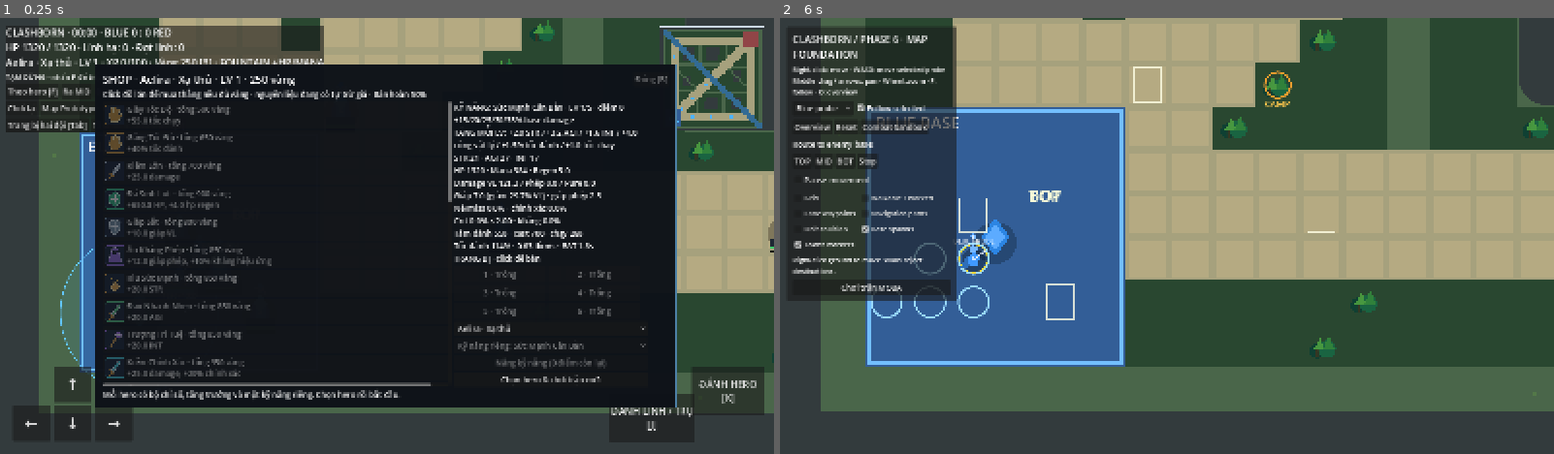
Above: before the commit, frames 1-2 (left to right).
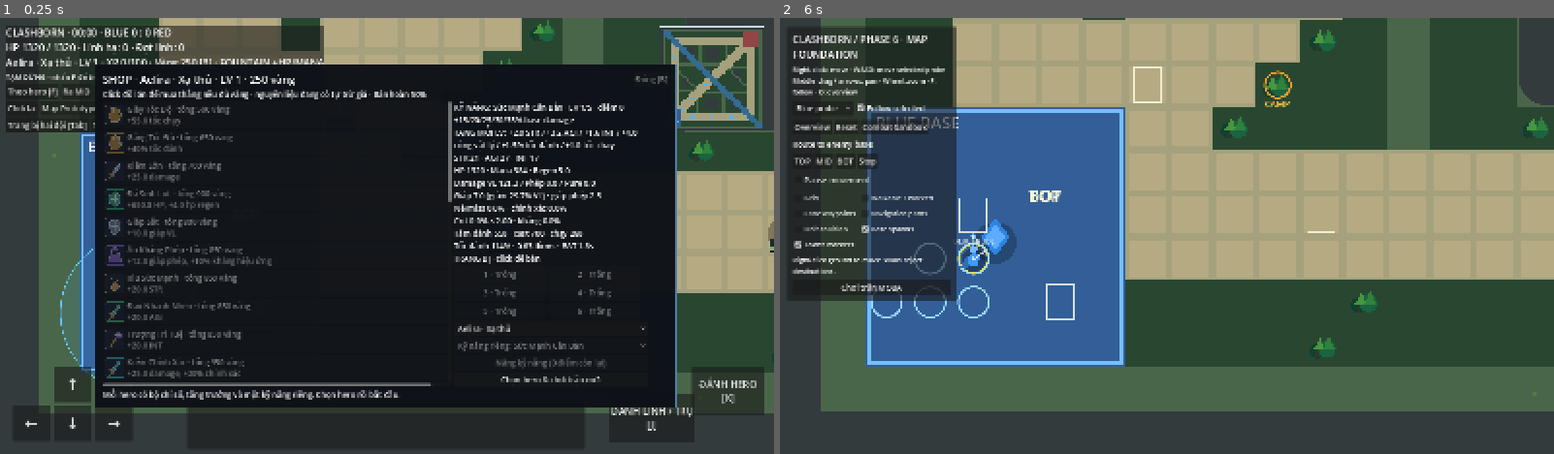
Above: after the commit, the same moments.

Repository: langhoangtien/clash-born
Game: Godot game, scene res://scenes/match/moba_match.tscn
Same seed, same stepped clock (60 frames per second), same inputs: the game is played once before the commit and once after it.
Inputs:
- Up to frame 1 (0.25 s): no input
- Up to frame 2 (6 s): click "ĐÁNH LÍNH / TRỤ [J]" at 0.5 s; click "ĐÁNH HERO [K]" at 1.25 s; click "Theo hero [F]" at 2 s; click "Ra MID" at 2.75 s; click "Dừng [Space]" at 3.5 s; click "Tạm dừng [P]" at 4.25 s; click "Chơi lại" at 5 s; click "Map Prototype" at 5.75 s

The runs differ from the first frame. In frame 1, 0.7% of the frame differs, in the area x 24-76%, y 89-91%; in frame 2, nothing differs.

Commit message:
feat: gate towers and show active effects bar

Diff:
--- a/scripts/match/moba_match.gd
+++ b/scripts/match/moba_match.gd
@@ -14,6 +14,7 @@
 var controls: Control
 var hud: Label
 var quick_stats: Label
+var effects_bar: HBoxContainer
 var message: Label
 var result_panel: PanelContainer
 var result_label: Label
@@ -133,8 +134,52 @@
 	var route := PackedVector2Array()
 	if kind in ["creep", "hero"] and state.unit_id != "player": route = _lane_route(actor, lane)
 	var travel_speed_multiplier := 1.22 if state.unit_id == "enemy_hero" else 1.0
-	entities[state.unit_id] = {"actor": actor, "kind": kind, "lane": lane, "route": route, "route_index": 0, "siege": siege, "ranged_creep": ranged_creep, "travel_speed_multiplier": travel_speed_multiplier, "ai_phase": absi(state.unit_id.hash()) % 3}
+	var tower_tier := _tower_tier(state.team_id, lane, state.position) if kind == "tower" else 0
+	entities[state.unit_id] = {"actor": actor, "kind": kind, "lane": lane, "route": route, "route_index": 0, "siege": siege, "ranged_creep": ranged_creep, "tower_tier": tower_tier, "lane_buffed": false, "travel_speed_multiplier": travel_speed_multiplier, "ai_phase": absi(state.unit_id.hash()) % 3}
 	return actor
+
+func _tower_tier(team: int, lane: String, point: Vector2) -> int:
+	if lane.is_empty(): return 0
+	var own_base := layout.spawn_points(team)[0]
+	var tier := 1
+	for index in range(layout.tower_cells.size()):
+		if layout.tower_team(index) != team: continue
+		var other := layout.cell_center(Vector2i(layout.tower_cells[index]))
+		if _nearest_lane(other) == lane and other.distance_to(own_base) < point.distance_to(own_base): tier += 1
+	return tier
+
+func _tower_is_unlocked(candidate: Dictionary) -> bool:
+	if candidate.kind != "tower": return true
+	var tier := int(candidate.get("tower_tier", 0))
+	if tier <= 1: return true
+	for other in entities.values():
+		if other.kind == "tower" and other.actor.runtime.team_id == candidate.actor.runtime.team_id and other.lane == candidate.lane and int(other.get("tower_tier", 0)) < tier and other.actor.runtime.alive:
+			return false
+	return true
+
+func _core_is_unlocked(team: int) -> bool:
+	for info in entities.values():
+		if info.kind == "tower" and info.actor.runtime.team_id == team and info.actor.runtime.alive: return false
+	return true
+
+func _lane_push_buff_active(team: int, lane: String) -> bool:
+	for info in entities.values():
+		if info.kind == "tower" and info.actor.runtime.team_id == team and info.lane == lane and int(info.get("tower_tier", 0)) == 3 and info.actor.runtime.alive: return false
+	return true
+
+func _buff_lane_creep(actor: MapUnit, info: Dictionary) -> void:
+	if info.get("lane_buffed", false): return
+	info.lane_buffed = true
+	actor.runtime.stats.max_hp *= 2.0
+	actor.runtime.current_hp = actor.runtime.stats.max_hp
+	actor.runtime.stats.physical_damage *= 2.0
+	actor.runtime.stats.magic_damage *= 2.0
+	actor.runtime.stats.pure_damage *= 2.0
+
+func _apply_lane_push_buff(team: int, lane: String) -> void:
+	for info in entities.values():
+		if info.kind == "creep" and not info.get("neutral", false) and info.lane == lane and info.actor.runtime.team_id == team and info.actor.runtime.alive:
+			_buff_lane_creep(info.actor, info)
 
 func _nearest_lane(point: Vector2) -> String:
 	var closest := INF
@@ -166,7 +211,8 @@
 				var source := settings.ranged_creep if ranged_creep else settings.melee_creep
 				if siege: source = settings.siege_creep
 				var point := layout.spawn_points(team)[0] + Vector2((slot - 1) * 45, 35 if lane == "TOP" else (-35 if lane == "BOT" else 0))
-				_spawn("creep_%d_%d_%s_%d" % [wave_number, team, lane, slot], team, source, point, "creep", lane, siege, ranged_creep)
+				var creep := _spawn("creep_%d_%d_%s_%d" % [wave_number, team, lane, slot], team, source, point, "creep", lane, siege, ranged_creep)
+				if _lane_push_buff_active(1 - team, lane): _buff_lane_creep(creep, entities[creep.runtime.unit_id])
 
 func spawn_jungle_camps() -> void:
 	for camp_index in range(layout.jungle_camps.size()):
@@ -240,7 +286,7 @@
 			if tick % 3 == info.ai_phase: _drive_jungle_creep(info, tick)
 		else:
 			var target := _current_target(actor)
-			if (target == null and actor.path.is_empty()) or tick % 3 == info.ai_phase:
+			if (target == null and actor.path.is_empty()) or tick % 3 == info.ai_phase or (info.kind == "hero" and actor.position.distance_to(player.position) <= settings.aggro_range):
 				if info.kind == "hero":
 					var categories: Array = ["hero", "creep", "tower", "core"]
 					if actor == enemy_hero and _unsafe_tower_dive(actor, player): categories = ["creep", "tower", "core"]
@@ -331,6 +377,8 @@
 	for candidate in entities.values():
 		var target: MapUnit = candidate.actor
 		if not target.runtime.alive or target.runtime.team_id == source.runtime.team_id or candidate.kind not in categories: continue
+		if candidate.kind == "tower" and not _tower_is_unlocked(candidate): continue
+		if candidate.kind == "core" and not _core_is_unlocked(target.runtime.team_id): continue
 		# Neutral camps never pull lane AI or bot auto-attack selection off route.
 		# The player's creep command may opt into neutral targets.
 		if candidate.get("neutral", false) and not allow_neutral: continue
@@ -536,6 +584,8 @@
 		info.actor.stop()
 		if id == "player": attack_mode = ""; locked_target = ""
 	elif info.kind == "creep" and killer == "player": creep_kills += 1
+	if info.kind == "tower":
+		_apply_lane_push_buff(1 - info.actor.runtime.team_id, info.lane)
 	if progression.has(credited_killer): progression[credited_killer].record_kill(info.kind)
 
 func _reward_death(info: Dictionary, killer: String) -> void:
@@ -670,7 +720,12 @@
 	quick_stats.horizontal_alignment = HORIZONTAL_ALIGNMENT_CENTER
 	quick_stats.vertical_alignment = VERTICAL_ALIGNMENT_CENTER
 	quick_stats.add_theme_font_size_override("font_size", 17)
-	quick_panel.add_child(quick_stats)
+	var quick_content := VBoxContainer.new()
+	quick_panel.add_child(quick_content)
+	quick_content.add_child(quick_stats)
+	effects_bar = HBoxContainer.new()
+	effects_bar.alignment = BoxContainer.ALIGNMENT_CENTER
+	quick_content.add_child(effects_bar)
 	layer.add_child(quick_panel)
 	minimap = Control.new()
 	minimap.set_script(preload("res://scripts/match/match_minimap.gd"))
@@ -737,12 +792,30 @@
 	hud.text += "\n%s · LV %d · XP %d/%d · Vàng %d [B]" % [hero.profile.display_name, hero.level, hero.experience, hero.required_xp(), hero.gold]
 	var stats := state.stats
 	var reduction := (1.0 - DamageCalculator.armor_multiplier(state.physical_armor(), combat.balance.armor_coefficient)) * 100.0
-	quick_stats.text = "%s · LV %d · %s LV%d · %d vàng\nHP %.0f/%.0f · Mana %.0f/%.0f · Dmg %.0f/%.0f/%.0f · AS %.2f/s · BAT %.1fs\nGiáp %.1f (giảm %.0f%%) · Miss %.0f%% · STR %.0f · AGI %.0f · INT %.0f" % [hero.profile.display_name, hero.level, HeroPassiveCatalog.definition(hero.passive_id).name, hero.passive_level, hero.gold, state.current_hp, stats.max_hp, state.current_mana, stats.max_mana, stats.physical_damage, stats.magic_damage, stats.pure_damage, state.attack_speed(), stats.base_attack_time, state.physical …(92 unchanged characters)…
+	quick_stats.text = "%s · LV %d · %s LV%d · %d vàng\nHP %.0f/%.0f · Mana %.0f/%.0f · Dmg %.0f/%.0f/%.0f · AS %.2f/s (%0.f%%) · BAT %.1fs\nGiáp %.1f (giảm %.0f%%) · Miss %.0f%% · STR %.0f · AGI %.0f · INT %.0f" % [hero.profile.display_name, hero.level, HeroPassiveCatalog.definition(hero.passive_id).name, hero.passive_level, hero.gold, state.current_hp, stats.max_hp, state.current_mana, stats.max_mana, stats.physical_damage, stats.magic_damage, stats.pure_damage, state.attack_speed(), state.attack_speed() / maxf(stats.base_attacks_per_second, 0.001) * 100.0, stats.base_attack_time, state.physical …(92 unchanged characters)…
+	_refresh_effects_bar()
 	if in_fountain(state): hud.text += " · FOUNTAIN +HP/MANA"
 	if shop.visible: shop.refresh()
 	if opponent_panel.visible: opponent_panel.refresh()
 	if not state.alive: message.text = "Hồi sinh sau %.1f giây · Mất %d vàng" % [respawn, death_gold_losses.get("player", 0)]
 	elif paused: message.text = "TẠM DỪNG · nhấn P để tiếp tục"
+
+func _refresh_effects_bar() -> void:
+	if effects_bar == null: return
+	for child in effects_bar.get_children(): child.queue_free()
+	var badges: Array[Dictionary] = player.view.status_badges()
+	if badges.is_empty():
+		var label := Label.new()
+		label.text = "HIỆU ỨNG: —"
+		label.add_theme_font_size_override("font_size", 14)
+		effects_bar.add_child(label)
+		return
+	for badge in badges:
+		var label := Label.new()
+		label.text = "%s %.1fs" % [badge.icon, float(badge.seconds)]
+		label.add_theme_color_override("font_color", badge.color)
+		label.add_theme_font_size_override("font_size", 15)
+		effects_bar.add_child(label)
 
 func _unhandled_input(event: InputEvent) -> void:
 	if event is InputEventKey and event.pressed and not event.echo:
